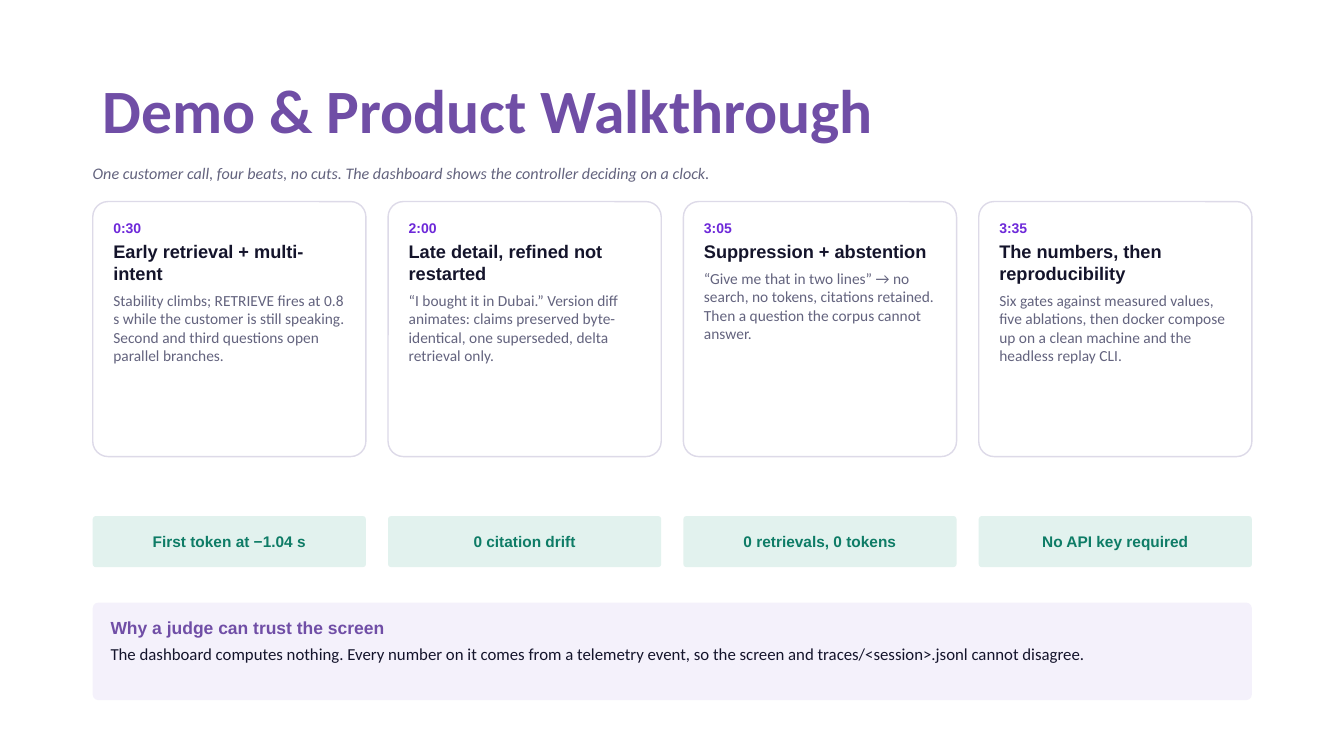
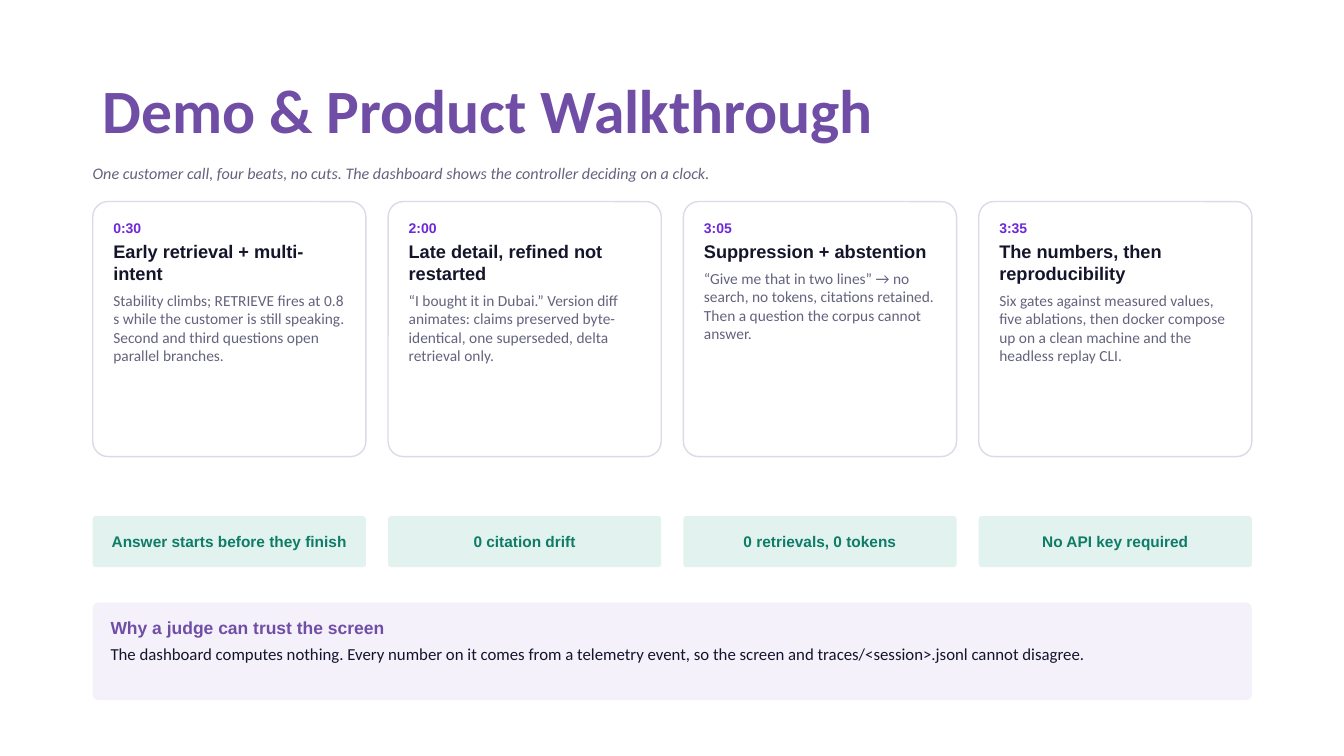
Before and after one commit to deathKiller10/ripple, a slide deck: slide 5 of VITVellore_Ripple_Submission.pptx. Drawn at 1344x756 pixels with LibreOffice and Linux fonts; fonts in the diff are those of the drawing. Boxes give left, top, right and bottom in pixels: in the first picture for what was removed or moved away, otherwise in the second. Text is boxed around its words. In the diff, an @@ line names an element or a change of style, - is before the commit and + after.

```diff
--- a/VITVellore_Ripple_Submission.pptx
+++ b/VITVellore_Ripple_Submission.pptx
@@ text in rounded rectangle at box(112, 536, 346, 550): text changed @@
-First token at −1.04 s
+Answer starts before they finish
```
Also in this commit, not shown: 3 other slides changed, 1 other file.
